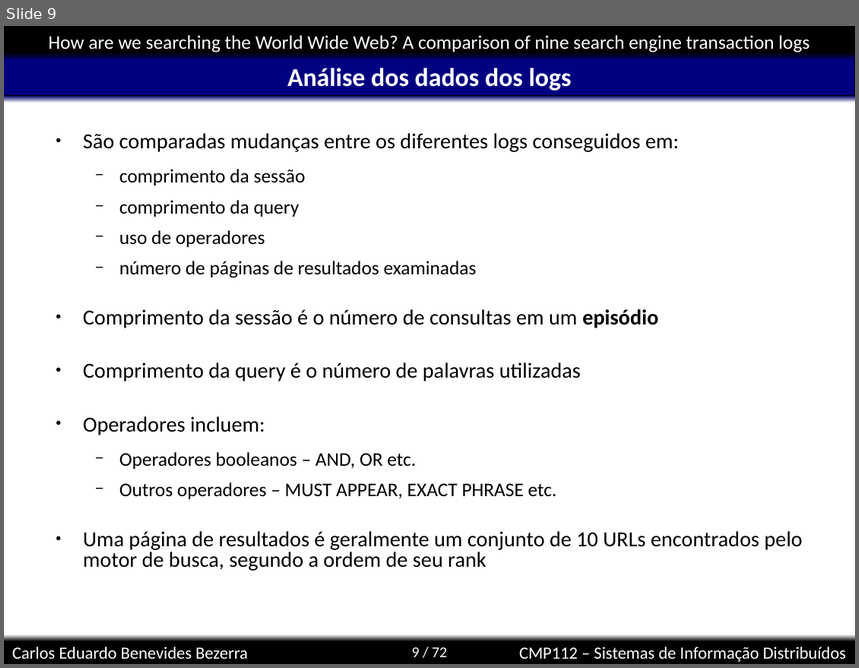
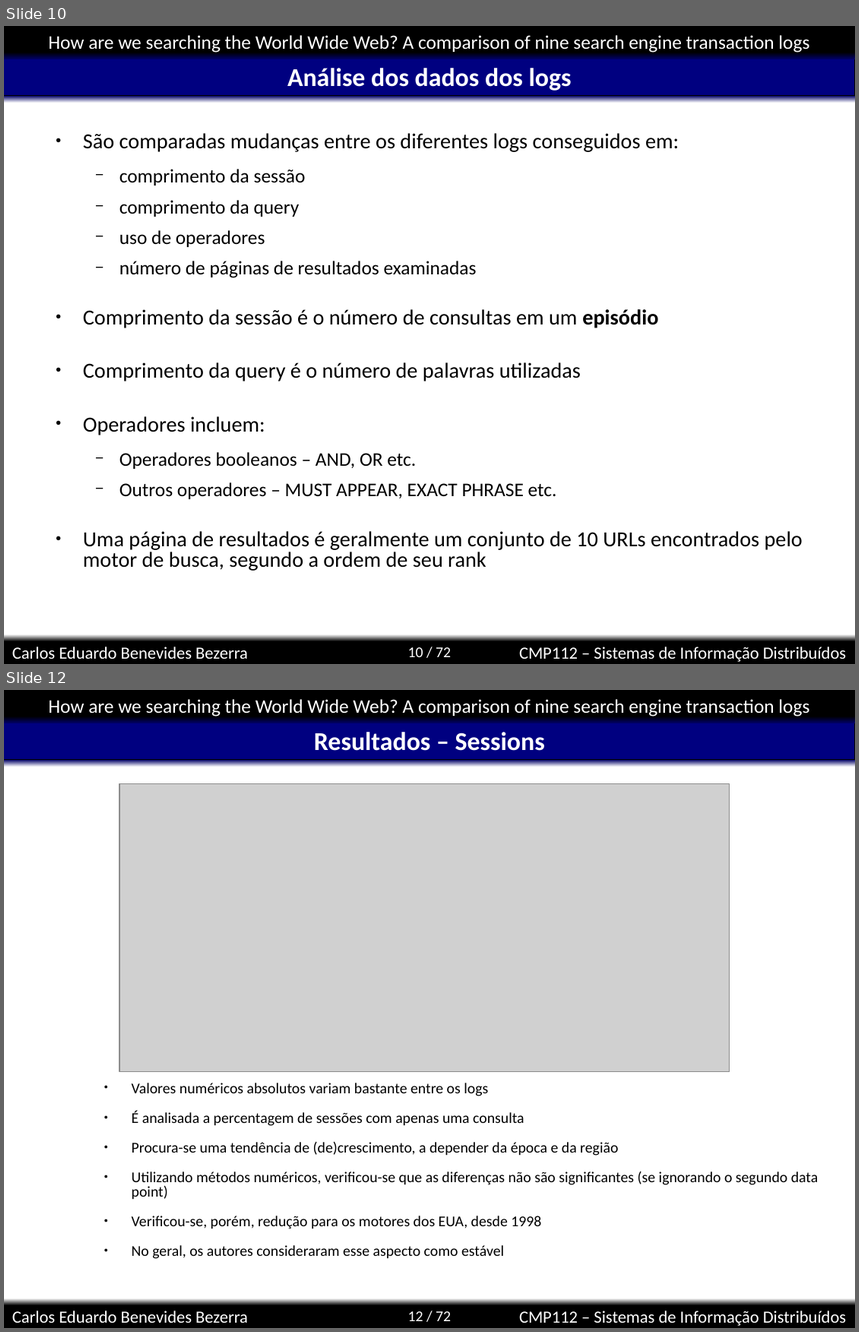
Before and after one commit to kdubezerra/kdubezerra, a slide deck: disciplinas/cmp112/artigohow.ppt. Shown one above the other, each under a label of ours: slide 9 before the commit, slides 10 and 12 after it; the slides between them are not shown. The pictures are 859x668 and 859x1332 pixels, drawn with LibreOffice and Linux fonts; fonts in the diff are those of the drawing; grey boxes stand for pictures; background and template pictures are left out. Boxes give left, top, right and bottom in pixels: in the first picture for what was removed or moved away, otherwise in the second. Text is boxed around its words. In the diff, an @@ line names an element or a change of style, - is before the commit and + after.

```diff
--- a/disciplinas/cmp112/artigohow.ppt
+++ b/disciplinas/cmp112/artigohow.ppt
@@ slide 12 added at [4, 690, 855, 1328], background #FFFFFF; not listed: 8 template elements that a slide beside it also shows @@
@@ title added at [314, 732, 545, 751], 24 pt, text #FFFFFF, bold @@
+Resultados – Sessions
@@ picture added at [120, 784, 730, 1072] @@
@@ text added at [132, 1083, 819, 1259], 14 pt, text #000000 @@
+● Valores numéricos absolutos variam bastante entre os logs
+● É analisada a percentagem de sessões com apenas uma consulta
+● Procura-se uma tendência de (de)crescimento, a depender da época e da região
+● Utilizando métodos numéricos, verificou-se que as diferenças não são significantes (se ignorando o segundo data point)
+● Verificou-se, porém, redução para os motores dos EUA, desde 1998
+● No geral, os autores consideraram esse aspecto como estável
@@ what was slide 9 is now slide 10 @@
@@ page number at [408, 648, 451, 658]: text changed @@
-9 / 72
+10 / 72
```
Also in this commit, not shown: 3 other slides added, 1 slide removed.
